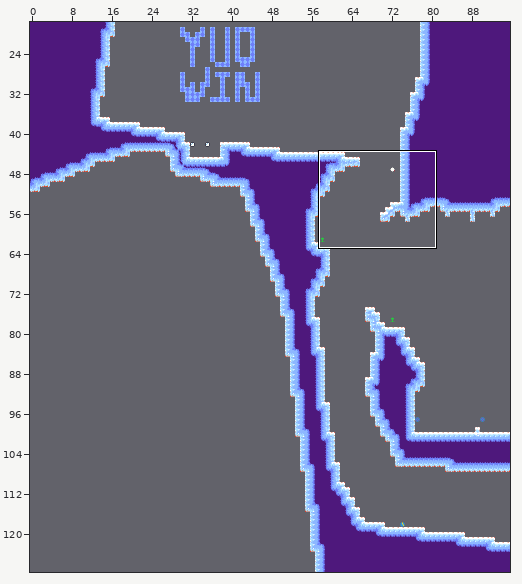
A Tiled map gets an edit: mapping_tools/tilemaps/ice2.tmx. Above, an overview of the earlier version with the close-up marked.
Close-up. Before the edit:
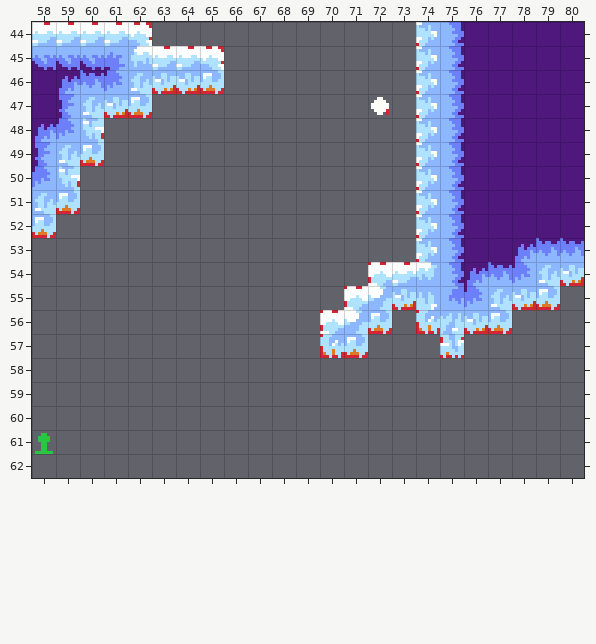
Cells are 8x8 px. Shown: x 58..80, y 44..62. The commit also changed other parts of the map, which this record leaves out.
After the commit:
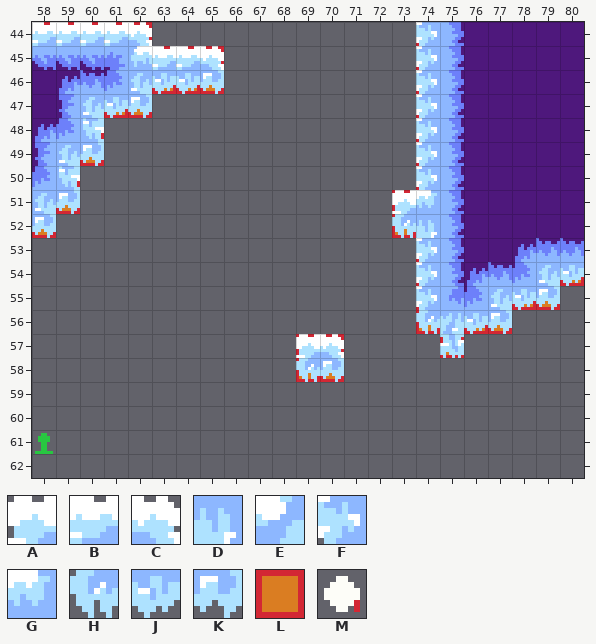
Key: from "ice": A 0, B 1, C 2, D 4, E 6, F 13, G 17, H 26, J 27, K 28; from "tools": L 1 "ground", M 2 "Electric Charge".
_ is an empty cell, # one hidden under a higher layer, . an unchanged one.
The exact change:
--- layer "entity"
@@ x 72..72 @@
-47 M
+47 _
--- layer "draft"
@@ x 73..73 @@
-51 _
-52 _
+51 L
+52 L
@@ x 69..73 @@
-54 ...LL
-55 ..L#L
-56 .L#L.
-57 _.L..
-58 __...
+54 ...__
+55 ..___
+56 .___.
+57 L._..
+58 LL...
--- layer "map"
@@ x 73..74 @@
-51 _F
-52 _F
+51 AG
+52 HD
@@ x 69..74 @@
-54 ...ABG
-55 ..AEJD
-56 .AEK..
-57 _HK...
-58 __....
+54 ...__F
+55 ..___F
+56 .___..
+57 AC_...
+58 HK....
Where, in picture pixels (left, top, right, bottom), the same in both close-ups:
removed: (371, 97, 389, 115)
changed: (392, 190, 437, 238)
changed: (296, 262, 437, 382)
